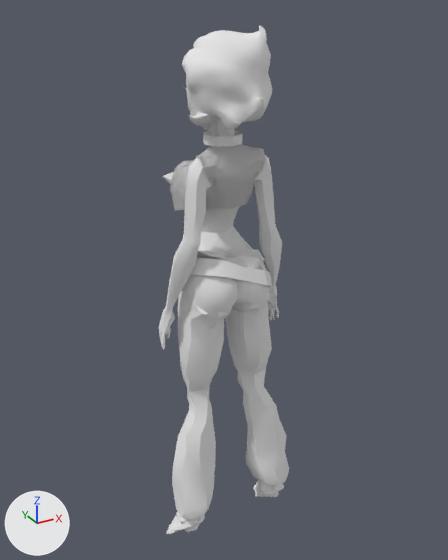
The Blender file iris_toon_iris_presize2.blend, before and after one commit.
Camera for both pictures: a 50 mm camera at (-1.71, -3.04, 3.44) aimed at (0.04, 0.14, 1.84). Every picture has the same lights, and +X, +Y and +Z are marked at lower left.

Objects in the first picture: 'Girl_body', 'Girl_cloth1', 'Girl_hair2', 'Girl_head.002'.
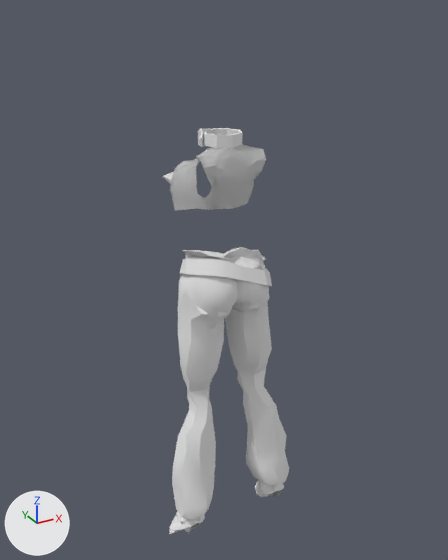
Pixel boxes [x1, y1, x2, y2] of what changed, in the pictures (448 x 560 px):
'Girl_body', hidden: before [159, 120, 282, 534]
'Girl_hair2', hidden: before [182, 25, 272, 130]
'Girl_head.002', hidden: before [183, 79, 217, 130]

Patch to the scene script:
```diff
--- a/iris_toon_iris_presize2.blend.py
+++ b/iris_toon_iris_presize2.blend.py
@@ ob_girl_body @@
 _m = ob_girl_body.modifiers.new('Mirror', 'MIRROR')
 _m.use_clip = True
+ob_girl_body.hide_viewport = True
@@ ob_girl_head_002 @@
 _m = ob_girl_head_002.modifiers.new('Mirror', 'MIRROR')
 _m.use_clip = True
+ob_girl_head_002.hide_viewport = True
@@ ob_girl_hair2 @@
 ob_girl_hair2.location = (0.0, 0.0, 0.0)
+ob_girl_hair2.hide_viewport = True
```
